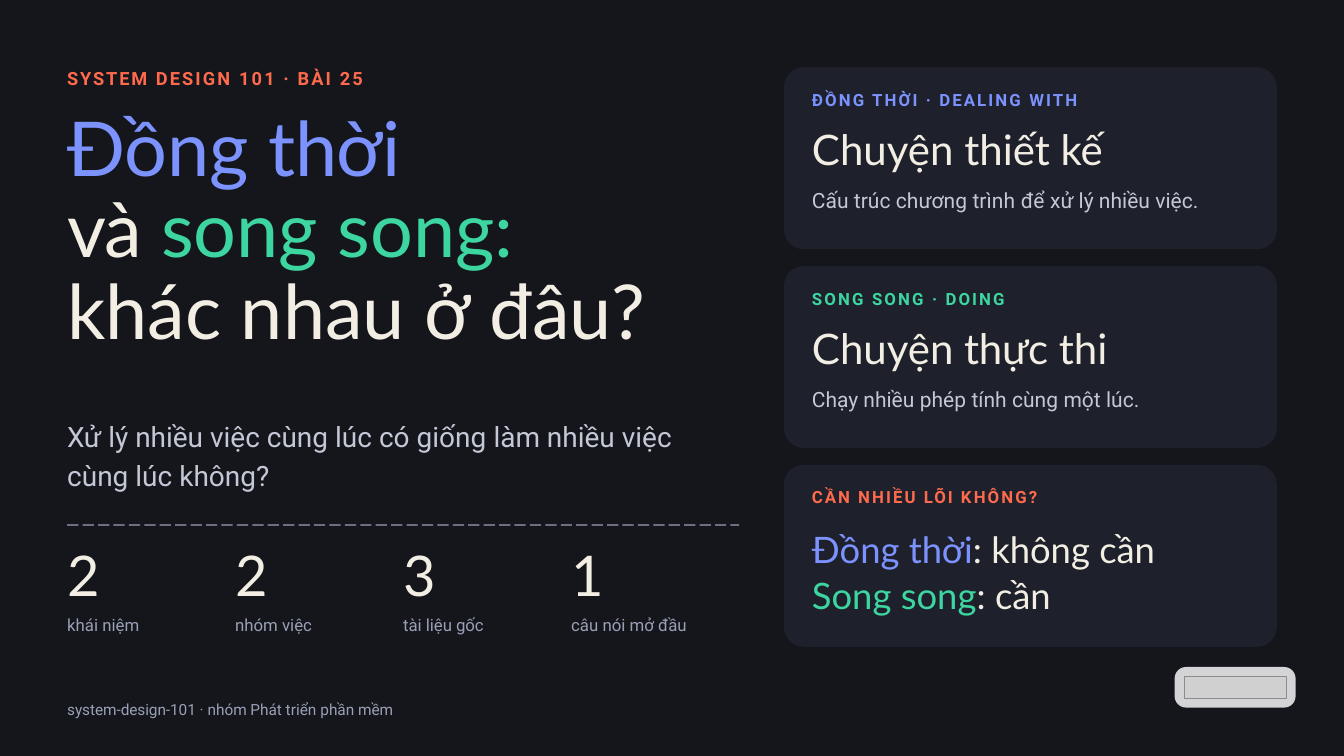
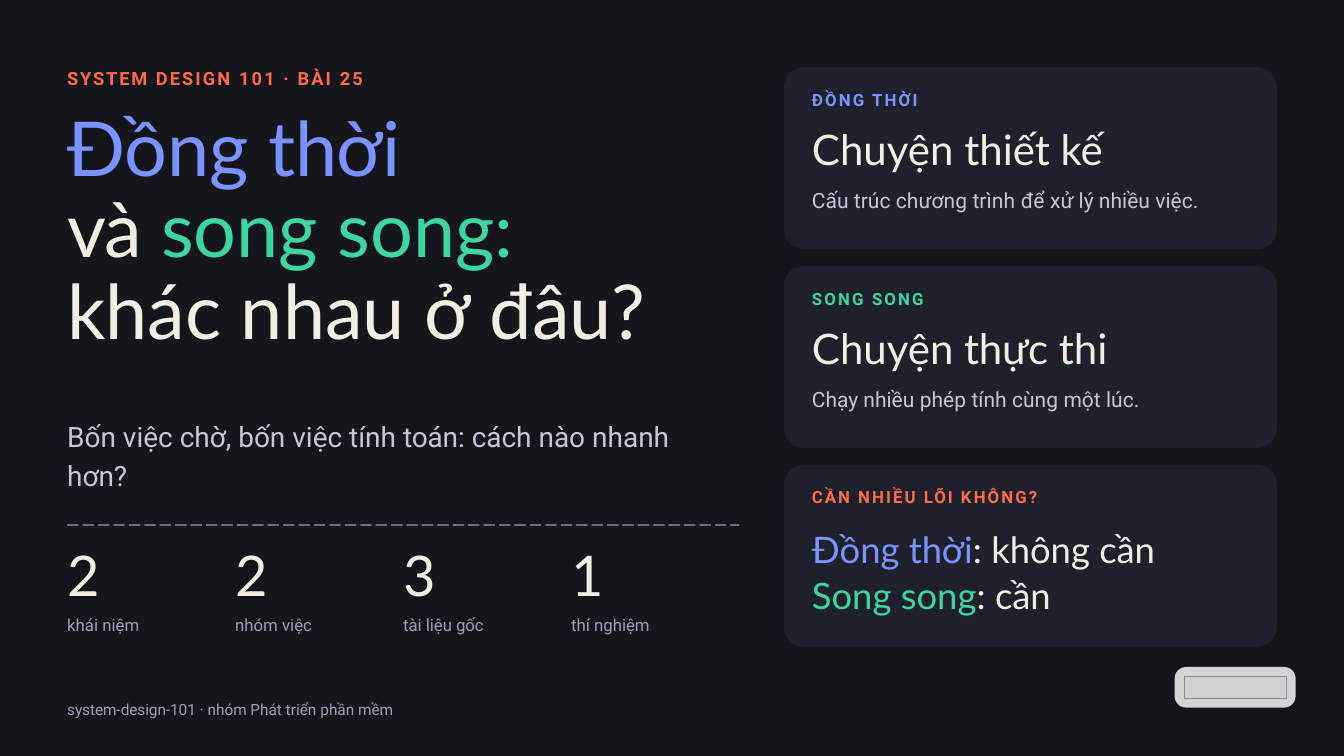
Before and after one commit to vohoailinh90/tool-marketing-studio, a slide deck: slide 1 of system-design-101/vi/lessons/sd-10-025/slides/sd-10-025.pptx. Drawn at 1344x756 pixels with LibreOffice and Linux fonts; fonts in the diff are those of the drawing; grey boxes stand for pictures. Boxes give left, top, right and bottom in pixels: in the first picture for what was removed or moved away, otherwise in the second. Text is boxed around its words. In the diff, an @@ line names an element or a change of style, - is before the commit and + after.

```diff
--- a/system-design-101/vi/lessons/sd-10-025/slides/sd-10-025.pptx
+++ b/system-design-101/vi/lessons/sd-10-025/slides/sd-10-025.pptx
@@ text at (812,91,917,106): text changed @@
-ĐỒNG THỜI · DEALING WITH
+ĐỒNG THỜI
@@ text at (812,293,924,305): text changed @@
-SONG SONG · DOING
+SONG SONG
@@ text at (67,424,669,487): text changed @@
-Xử lý nhiều việc cùng lúc có giống làm nhiều việc cùng lúc không?
+Bốn việc chờ, bốn việc tính toán: cách nào nhanh hơn?
@@ text at (571,618,650,635): text changed @@
-câu nói mở đầu
+thí nghiệm
```
Also in this commit, not shown: 8 other slides changed.
